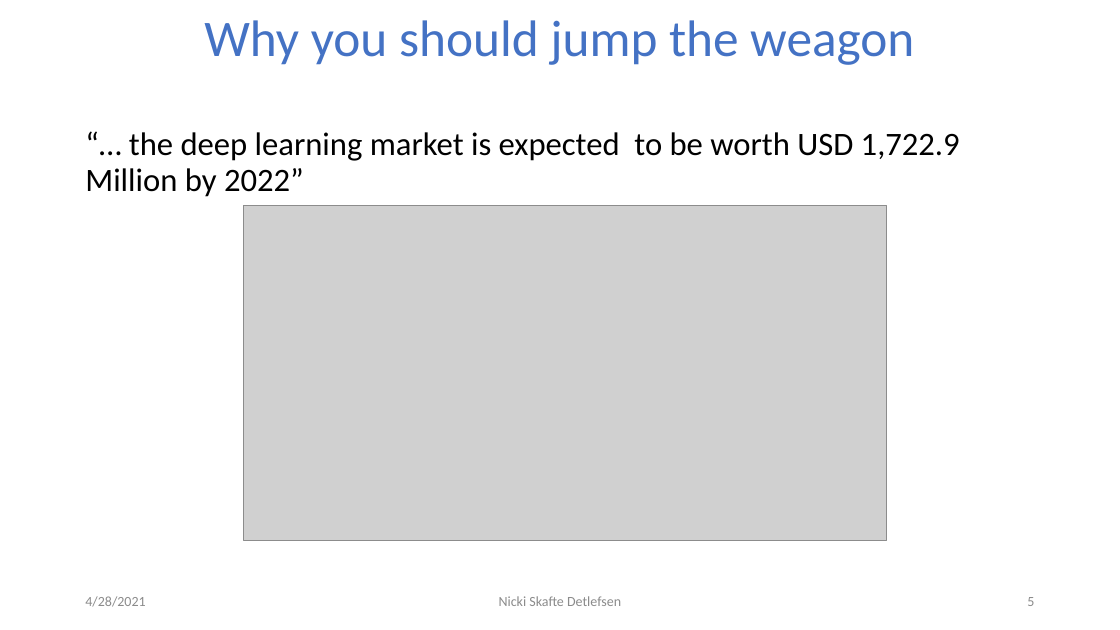
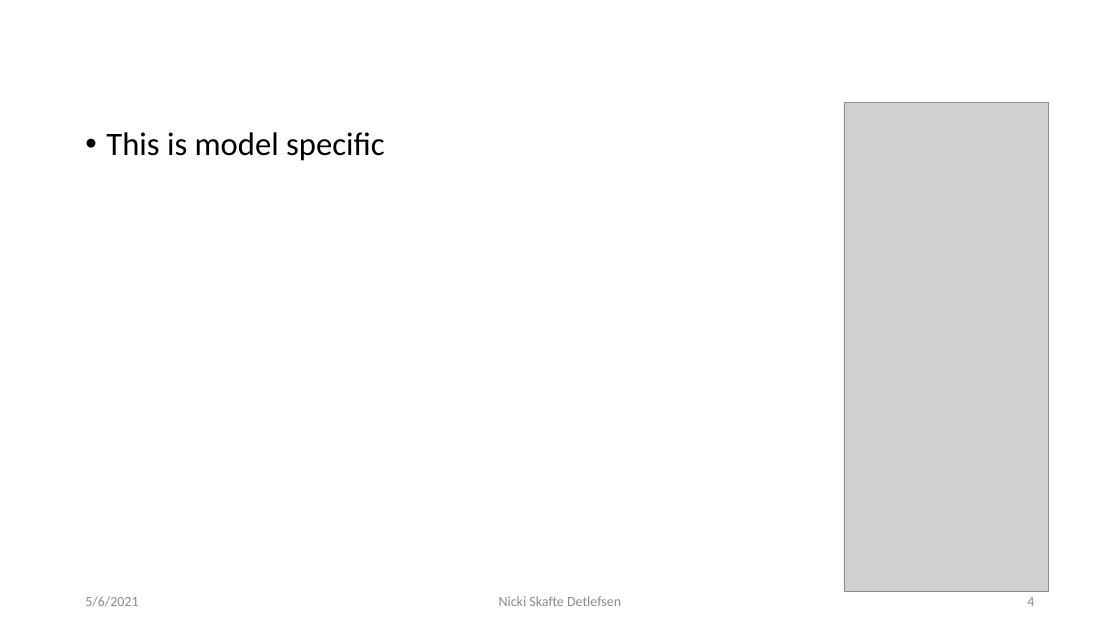
Before and after one commit to DeepEasterbunny/dtu_mlops, a slide deck: slide 4 of 2_code_organisation/MLOps.pptx (slide 5 before the commit). Drawn at 1120x630 pixels with LibreOffice and Linux fonts; fonts in the diff are those of the drawing; grey boxes stand for pictures; background and template pictures are left out. Boxes give left, top, right and bottom in pixels: in the first picture for what was removed or moved away, otherwise in the second. Text is boxed around its words. In the diff, an @@ line names an element or a change of style, - is before the commit and + after.

```diff
--- a/2_code_organisation/MLOps.pptx
+++ b/2_code_organisation/MLOps.pptx
@@ title removed at (x1=204, y1=20, x2=914, y2=65) @@
-Why you should jump the weagon
@@ picture added at (x1=844, y1=102, x2=1049, y2=591) @@
@@ text at (x1=106, y1=132, x2=384, y2=161): text changed @@
-“… the deep learning market is expected to be worth USD 1,722.9 Million by 2022”
+• This is model specific
@@ picture removed at (x1=244, y1=205, x2=887, y2=540) @@
@@ text at (x1=85, y1=596, x2=138, y2=607): text changed @@
-4/28/2021
+5/6/2021
@@ page number at (x1=1027, y1=597, x2=1034, y2=606): text changed @@
-5
+4
```
Also in this commit, not shown: 3 other slides changed, 2 slides added, 3 slides removed, 5 other files.
